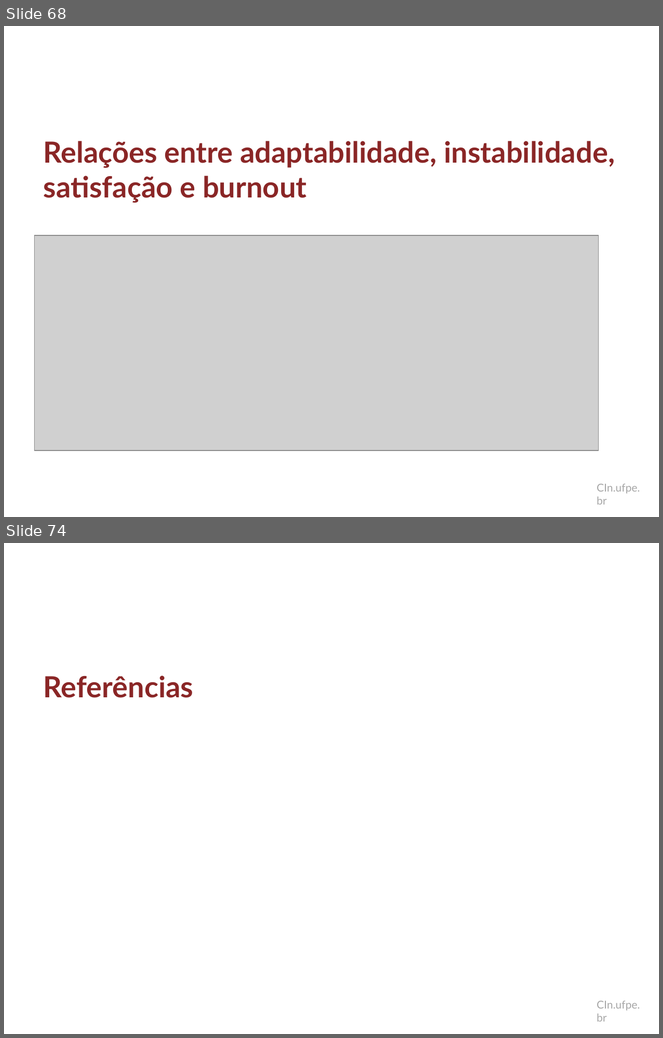
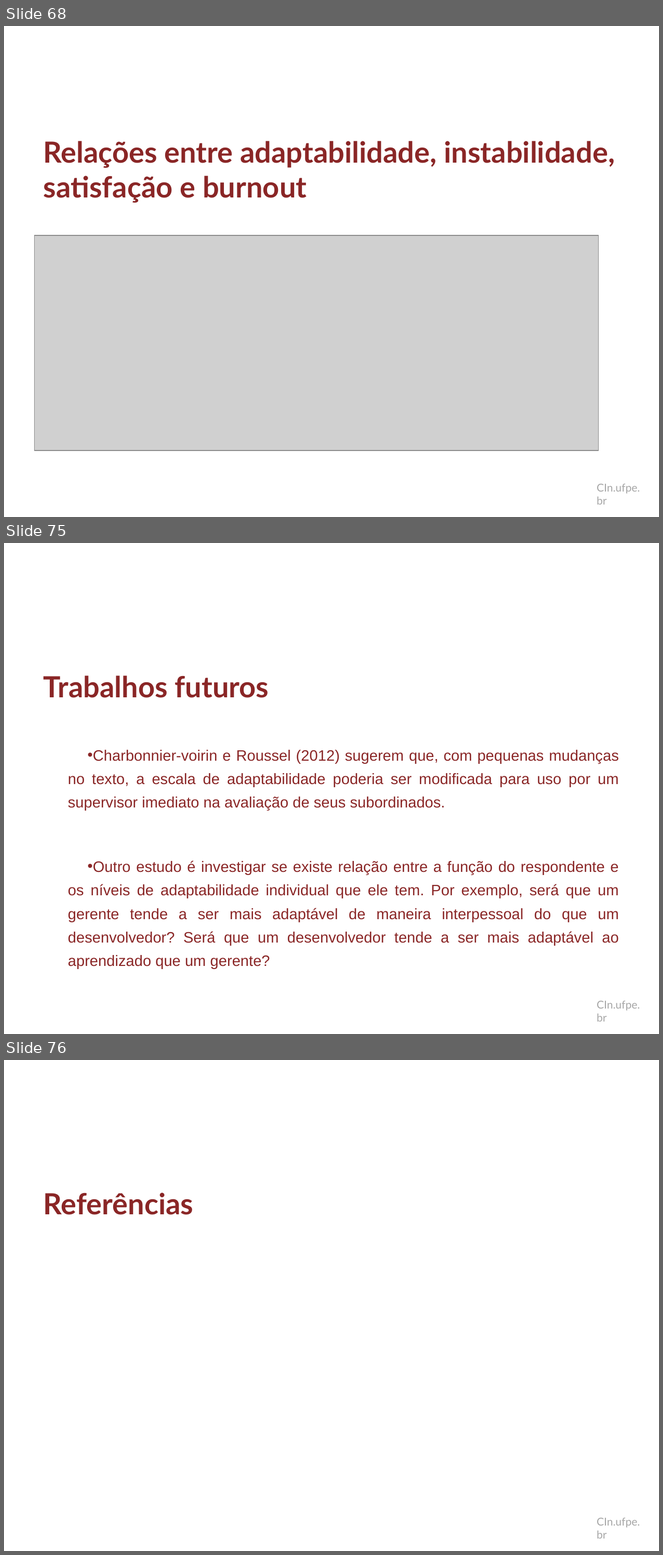
Before and after one commit to dan1lo/doutoradoR, a slide deck: apresentacao doutorado.pptx. Shown one above the other, each under a label of ours: slides 68 and 74 before the commit, slides 68, 75 and 76 after it; the slides between them are not shown. The pictures are 663x1038 and 663x1555 pixels, drawn with LibreOffice and Linux fonts; fonts in the diff are those of the drawing; grey boxes stand for pictures; background and template pictures are left out. Boxes give left, top, right and bottom in pixels: in the first picture for what was removed or moved away, otherwise in the second. Text is boxed around its words. In the diff, an @@ line names an element or a change of style, - is before the commit and + after.

Commit message:
atualizar apresentacao
conclusao e trabalhos fulturos

```diff
--- a/apresentacao doutorado.pptx
+++ b/apresentacao doutorado.pptx
@@ slide 75 added at bbox=[4, 543, 659, 1034], background #FFFFFF; not listed: 1 template element that a slide beside it also shows @@
@@ title added at bbox=[44, 676, 269, 698], 32 pt, text #8A2626, bold @@
+Trabalhos futuros
@@ text added at bbox=[68, 750, 619, 969], 16.6 pt, text #8A2626 @@
+• Charbonnier-voirin e Roussel (2012) sugerem que, com pequenas mudanças no texto, a escala de adaptabilidade poderia ser modificada para uso por um supervisor imediato na avaliação de seus subordinados.
+• Outro estudo é investigar se existe relação entre a função do respondente e os níveis de adaptabilidade individual que ele tem. Por exemplo, será que um gerente tende a ser mais adaptável de maneira interpessoal do que um desenvolvedor? Será que um desenvolvedor tende a ser mais adaptável ao aprendizado que um gerente?
@@ what was slide 74 is now slide 76 @@
```
Also in this commit, not shown: 1 slide changed, 6 other slides added, 5 slides removed.
